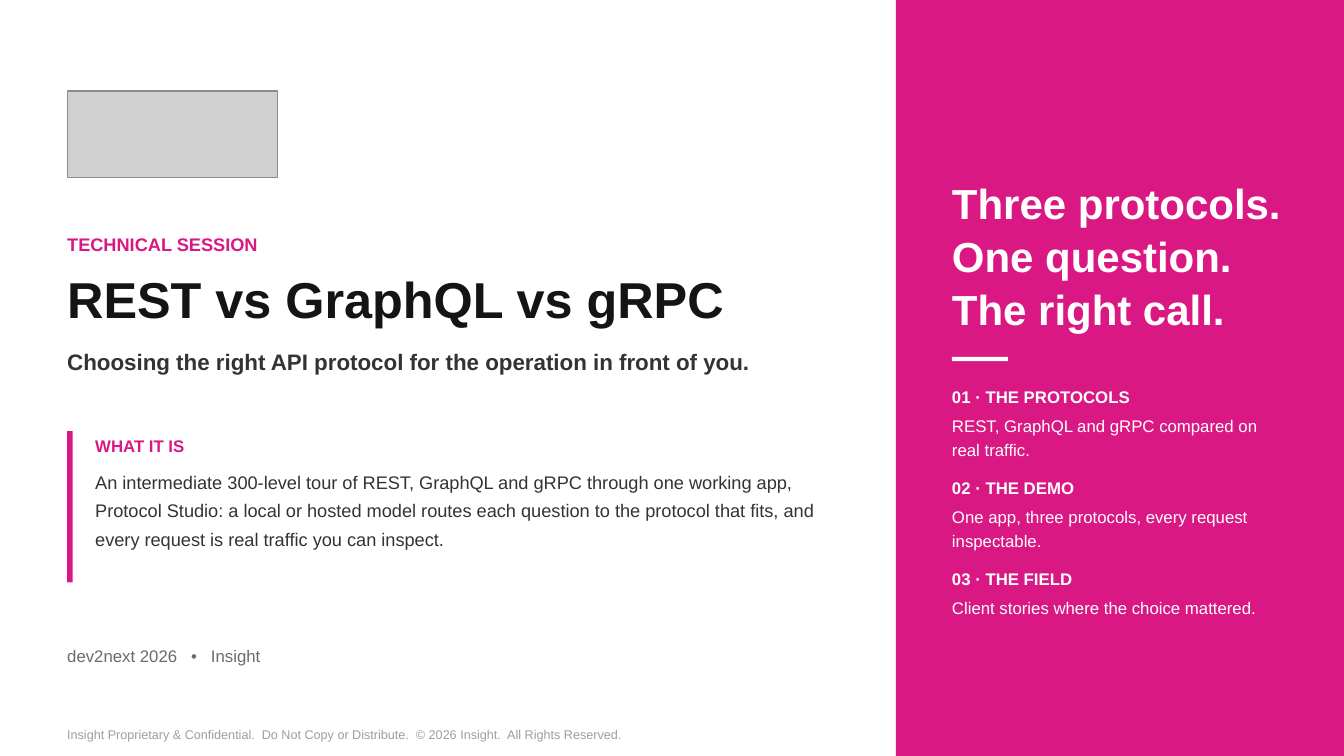
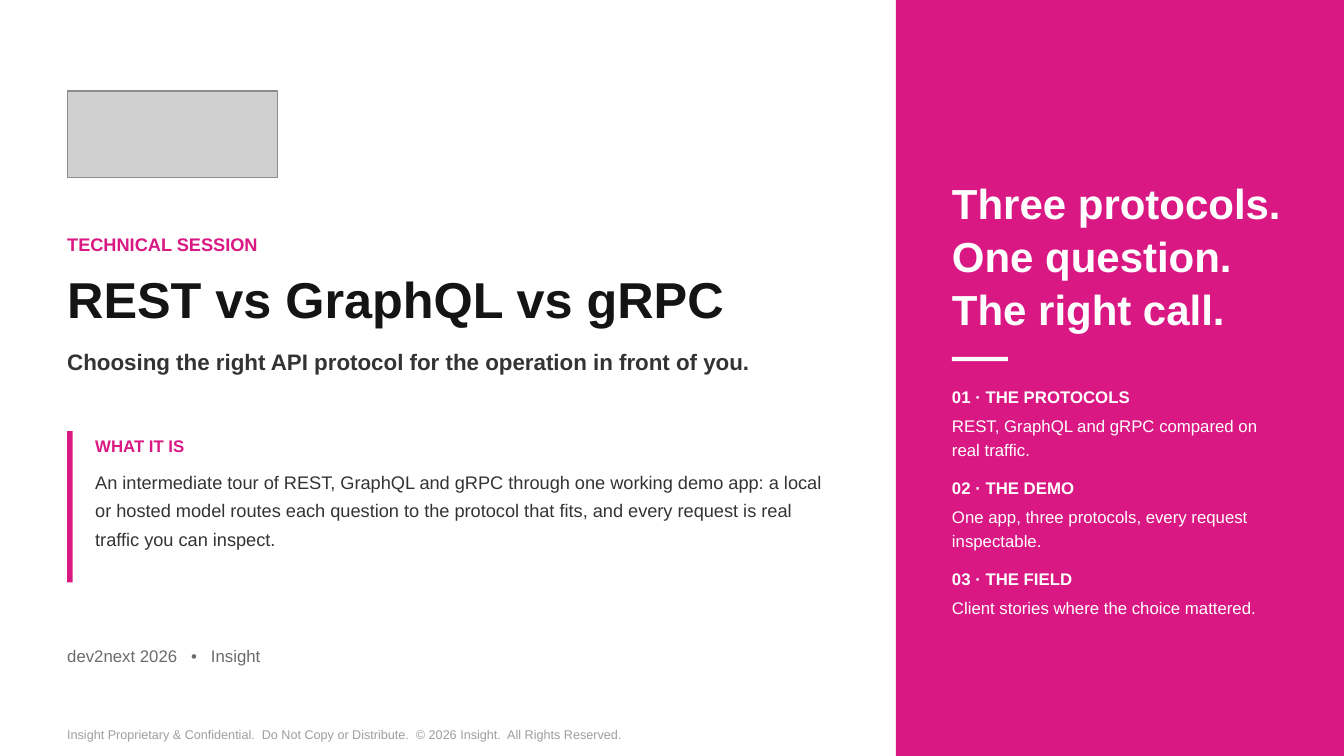
Before and after one commit to spietrek-insight/rest-graphql-grpc-ai-routing, a slide deck: slide 1 of presentation/rest-graphql-grpc-ai-routing-v6.pptx. Drawn at 1344x756 pixels with LibreOffice and Linux fonts; fonts in the diff are those of the drawing; grey boxes stand for pictures. Boxes give left, top, right and bottom in pixels: in the first picture for what was removed or moved away, otherwise in the second. Text is boxed around its words. In the diff, an @@ line names an element or a change of style, - is before the commit and + after.

```diff
--- a/presentation/rest-graphql-grpc-ai-routing-v6.pptx
+++ b/presentation/rest-graphql-grpc-ai-routing-v6.pptx
@@ text at bbox=[95, 475, 821, 550]: text changed @@
-An intermediate 300-level tour of REST, GraphQL and gRPC through one working app, Protocol Studio: a local or hosted model routes each question to the protocol that fits, and every request is real traffic you can inspect.
+An intermediate tour of REST, GraphQL and gRPC through one working demo app: a local or hosted model routes each question to the protocol that fits, and every request is real traffic you can inspect.
```
Also in this commit, not shown: 28 other slides changed, 1 other file.
